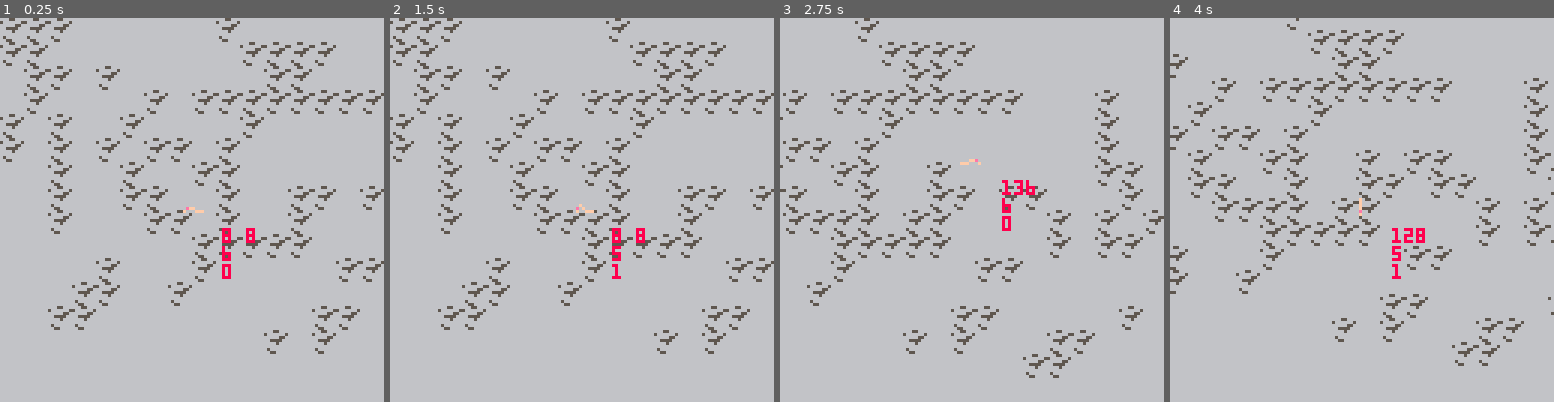
Above: before the commit, frames 1-4 (left to right).
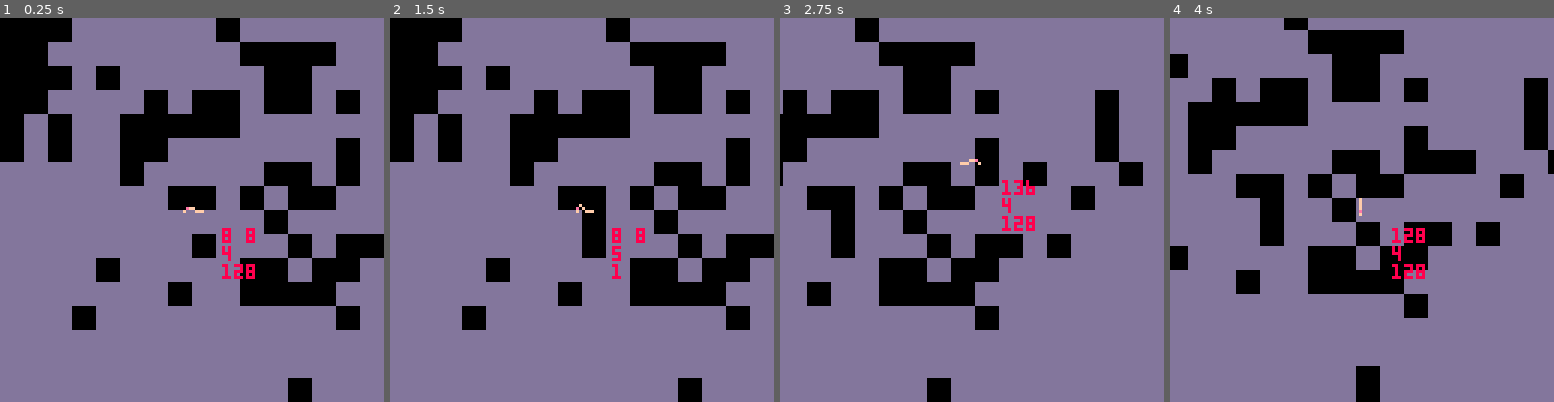
Above: after the commit, the same moments.

Repository: BeneDev/BJS_Pico8_Game
Game: PICO-8 cartridge rpg_game.p8
The game is run twice, just before and just after one commit, with the same random seed, the same clock (stepped at 60 frames per second) and the same inputs.
Inputs:
- Up to frame 1 (0.25 s): no input
- Up to frame 2 (1.5 s): tap O (Z key) at 0.7 s
- Up to frame 3 (2.75 s): hold Right 1.6-2.1 s; tap O (Z key) at 1.7, 2.1, 2.5 s; hold Up 2.15-2.42 s; hold Right from 2.47 s (still down)
- Up to frame 4 (4 s): tap O (Z key) at 2.9, 3.3, 3.7 s; release Right at 3.03 s; hold Left 3.08-3.58 s; hold Down 3.63-3.97 s

The runs differ from the first frame. In frame 1, 100% of the frame differs, in the area x 0-100%, y 0-100%; in frame 2, 100%; in frame 3, 100%; in frame 4, 100%.

Commit message:
minor changes in player movement
border management

Diff:
--- a/rpg_game.p8
+++ b/rpg_game.p8
@@ -58,7 +58,7 @@
 
 function player_movement()
 	--move the player and play
-	--animatin
+	--animation
 	if(btn(2)) then
  	player.astate = 3
  	player.y -= player.vy
@@ -80,16 +80,18 @@
  player.celx = player.x/8
  player.cely = player.y/8
  --border management
- if(player.celx <= 1) then
+ if(player.celx <= 0) then
  	player.x = 1
  elseif(player.celx >= 127) then
- 	player.x = 127
- end
- if(player.cely <= 1) then
+ 	player.x = (127*8)
+ end
+ if(player.cely <= 0) then
  	player.y = 1
- elseif(player.cely >= 127) then
- 	player.y = 127
- end
+ elseif(player.cely >= 63) then
+ 	player.y = (63*8)+2
+ end
+ --player collision
+
  --handle anim arrays
  if(frames%player.fdur == 0) then
 		player.sindex += 1
@@ -97,9 +99,10 @@
 			player.sindex = 1
 		end
 	end
+	--move camera with player
 	cam.x = player.x
 	cam.y = player.y
-
+	--camera borders
 	if(cam.x - cam.offx < cam.minx) then
 		cam.x = cam.offx
 	end
@@ -322,168 +325,168 @@
 
 
 __gff__
-0000000000010000000000000000000000000000000000000000000000000000000000000000000000000000000000000000000000000000000000000000000000000000000000000000000000000000000000000000000000000000000000000000000000000000000000000000000000000000000000000000000000000000
+0080000080010000000000000000000000000000000000000000000000000000000000000000000000000000000000000000000000000000000000000000000000000000000000000000000000000000000000000000000000000000000000000000000000000000000000000000000000000000000000000000000000000000
 0000000000000000000000000000000000000000000000000000000000000000000000000000000000000000000000000000000000000000000000000000000000000000000000000000000000000000000000000000000000000000000000000000000000000000000000000000000000000000000000000000000000000000
 __map__
-0505050606060606060506060606060606060606060606060606060606060606060606060606060606060606060606060606060606060606060606060606060606060606060606060606060606060606060606060606060606060606060606060606060606060606060606060606060606060606060606060606060606060606
-0505060606060606060605050505060606060606060606060606060606060606060606060606060606060606060606060606060606060606060606060606060606060606060606060606060606060606060606060606060606060606060606060606060606060606060606060606060606060606060606060606060606060606
-0605050605060606060606050506060606060606060606060606060606060606060606060606060606060606060606060606060606060606060606060606060606060606060606060606060606060606060606060606060606060606060606060606060606060606060606060606060606060606060606060606060606060606
-0605060606060506050505050505050506060605060606060606060606060606060606060606060606060606060606060606060606060606060606060606060606060606060606060606060606060606060606060606060606060606060606060606060606060606060606060606060606060606060606060606060606060606
-0506050606050606060605060606060606060605060606060606060606060606060606060606060606060606060606060606060606060606060606060606060606060606060606060606060606060606060606060606060606060606060606060606060606060606060606060606060606060606060606060606060606060606
-0506050605060505060506060606060606060605060606060606060606060606060606060606060606060606060606060606060606060606060606060606060606060606060606060606060606060606060606060606060606060606060606060606060606060606060606060606060606060606060606060606060606060606
-0606050606050606050506060606060606060605050606060606060606060606060606060606060606060606060606060606060606060606060606060606060606060606060606060606060606060606060606060606060606060606060606060606060606060606060606060606060606060606060606060606060606060606
-0606050606050506060506060505060505060606050606060606060606060606060606060606060606060606060606060606060606060606060606060606060606060606060606060606060606060606060606060606060606060606060606060606060606060606060606060606060606060606060606060606060606060606
-0606050606060505060506060506060606050605060505060606060606060606060606060606060606060606060606060606060606060606060606060606060606060606060606060606060606060606060606060606060606060606060606060606060606060606060606060606060606060606060606060606060606060606
-0606060606060606050505050506060606050605050606060606060606060606060606060606060606060606060606060606060606060606060606060606060606060606060606060606060606060606060606060606060606060606060606060606060606060606060606060606060606060606060606060606060606060606
-0606060605060606050606060606050506060606060606060606060606060606060606060606060606060606060606060606060606060606060606060606060606060606060606060606060606060606060606060606060606060606060606060606060606060606060606060606060606060606060606060606060606060606
-0606060505060605060606060606060606060606060605060606060606060606060606060606060606060606060606060606060606060606060606060606060606060606060606060606060606060606060606060606060606060606060606060606060606060606060606060606060606060606060606060606060606060606
-0606050506060606060606060605050606060606050606060606060606060606060606060606060606060606060606060606060606060606060606060606060606060606060606060606060606060606060606060606060606060606060606060606060606060606060606060606060606060606060606060606060606060606
-0606060606060606060606050605060606050506060606060606060606060606060606060606060606060606060606060606060606060606060606060606060606060606060606060606060606060606060606060606060606060606060606060606060606060606060606060606060606060606060606060606060606060606
-0606060606060606060606060606060605050606060606060606060606060606060606060606060606060606060606060606060606060606060606060606060606060606060606060606060606060606060606060606060606060606060606060606060606060606060606060606060606060606060606060606060606060606
-0606060606060606060606060606060606060606060606060606060606060606060606060606060606060606060606060606060606060606060606060606060606060606060606060606060606060606060606060606060606060606060606060606060606060606060606060606060606060606060606060606060606060606
-0606060606060606060606060606060606060606060606060606060606060606060606060606060606060606060606060606060606060606060606060606060606060606060606060606060606060606060606060606060606060606060606060606060606060606060606060606060606060606060606060606060606060606
-0606060606060606060606060606060606060606060606060606060606060606060606060606060606060606060606060606060606060606060606060606060606060606060606060606060606060606060606060606060606060606060606060606060606060606060606060606060606060606060606060606060606060606
-0606060606060606060606060606060606060606060606060606060606060606060606060606060606060606060606060606060606060606060606060606060606060606060606060606060606060606060606060606060606060606060606060606060606060606060606060606060606060606060606060606060606060606
-0606060606060606060606060606060606060606060606060606060606060606060606060606060606060606060606060606060606060606060606060606060606060606060606060606060606060606060606060606060606060606060606060606060606060606060606060606060606060606060606060606060606060606
-0606060606060606060606060606060606060606060606060606060606060606060606060606060606060606060606060606060606060606060606060606060606060606060606060606060606060606060606060606060606060606060606060606060606060606060606060606060606060606060606060606060606060606
-0606060606060606060606060606060606060606060606060606060606060606060606060606060606060606060606060606060606060606060606060606060606060606060606060606060606060606060606060606060606060606060606060606060606060606060606060606060606060606060606060606060606060606
-0606060606060606060606060606060606060606060606060606060606060606060606060606060606060606060606060606060606060606060606060606060606060606060606060606060606060606060606060606060606060606060606060606060606060606060606060606060606060606060606060606060606060606
-0606060606060606060606060606060606060606060606060606060606060606060606060606060606060606060606060606060606060606060606060606060606060606060606060606060606060606060606060606060606060606060606060606060606060606060606060606060606060606060606060606060606060606
-0606060606060606060606060606060606060606060606060606060606060606060606060606060606060606060606060606060606060606060606060606060606060606060606060606060606060606060606060606060606060606060606060606060606060606060606060606060606060606060606060606060606060606
-0606060606060606060606060606060606060606060606060606060606060606060606060606060606060606060606060606060606060606060606060606060606060606060606060606060606060606060606060606060606060606060606060606060606060606060606060606060606060606060606060606060606060606
-0606060606060606060606060606060606060606060606060606060606060606060606060606060606060606060606060606060606060606060606060606060606060606060606060606060606060606060606060606060606060606060606060606060606060606060606060606060606060606060606060606060606060606
-0606060606060606060606060606060606060606060606060606060606060606060606060606060606060606060606060606060606060606060606060606060606060606060606060606060606060606060606060606060606060606060606060606060606060606060606060606060606060606060606060606060606060606
-0606060606060606060606060606060606060606060606060606060606060606060606060606060606060606060606060606060606060606060606060606060606060606060606060606060606060606060606060606060606060606060606060606060606060606060606060606060606060606060606060606060606060606
-0606060606060606060606060606060606060606060606060606060606060606060606060606060606060606060606060606060606060606060606060606060606060606060606060606060606060606060606060606060606060606060606060606060606060606060606060606060606060606060606060606060606060606
-0606060606060606060606060606060606060606060606060606060606060606060606060606060606060606060606060606060606060606060606060606060606060606060606060606060606060606060606060606060606060606060606060606060606060606060606060606060606060606060606060606060606060606
-0606060606060606060606060606060606060606060606060606060606060606060606060606060606060606060606060606060606060606060606060606060606060606060606060606060606060606060606060606060606060606060606060606060606060606060606060606060606060606060606060606060606060606
-…(130 lines of a section not shown)…
+0505050404040404040504040404040404040404040404040404040404040404040404040404040404040404040404040404040404040404040404040404040404040404040404040404040404040404040404040404040404040404040404040404040404040404040404040404040404040404040404040404040404040404
+0505040404040404040405050505040404040404040404040404040404040404040404040404040404040404040404040404040404040404040404040404040404040004040404040404040404040404040404040404040404040404040404040404040404040404040404040404040404040404040404040404040404040404
+0605050405040404040404050504040404040404040404040404040404040404040404040404040404040404040404040404040404040404040404040404040404040404040404040404040404040404040404040404040404040404040404040404040404040404040404040404040404040404040404040404040404040404
+0605040404040504050504050504050404040405040404040404040404040404040404040404040404040404040404040404040404040404040404040404040404040404040404040404040404040404040404040404040404040404040404040404040404040404040404040404040404040404040404040404040404040404
+0504050404050606060604040404040404040405040404040404040404040404040404040404040004040000040404040404040404040404040404040404040404040404040404040404040404040404040404040404040404040404040404040404040404040404040404040404040404040004040404000004040404040404
+0504050404060504040404040404060404040405040404040404040404040404040404040404040404040004040404040404040404040404040404040004040404000404040004040400000404040404040404040404040404040404040404040404040404040404040400040404040404040404040400040404040404040404
+0404040404050404040404060604060406040404050404040404040400040400040404040404040404000404040404040404040404000404040404040404040404040404040404040404040404040404040404040404040404040404040404040404040404040404040404040404040404040404040004040404040404040404
+0404040404040406060406040505040404040604040404040404000004040404040404040404040404040404040404040404040404040404040404040404040404040404040404040404000404040404040404040404040404040404040404040404040404000404040404040404040404040404040404040404040404040404
+0404040404040404040404060404040404040404040405040404000004040404040404040404040404040404040404000404040404040404040404040404040404040404040404040404040404040404040404040404040404040404040404040004040404040404040404040404040404040004040404040404040404040404
+0404040404040404050404040504060604050404040404040404040004040404040404040404040004040404040404040404040404040404040404040404040404040404040404040404040404040404040404040404040400040404040004040404040404040404040404040404000404040404040404040404040404040404
+0404040405040404040406060406050404040404040404040400040404040404040404040404040404040404040004040404040404040404040404040404040404040404040404040404040004040404040404040404040400040404040004000004040404040404040404040404040404040404040404040404040404040404
+0404040404040405040406060606040404040404040404040004040404040404040404040404040404040404040004040404040404040404040404040404040404040404040404040404040404040404040404040404040404040404040404040004040404040404040404040404040404040404040404040404040404040404
+0404040504040404040404040404050404040404040404040404040404040404040404040404040404040404040404000404040404040404040404040404040404040404040404040404040404040004040404040404040004040404040404040404040404040400040404040004040404040404040404040404040404040404
+0404040404040404040404040404040404040404040404040404040404040404040404040404000404040404040404040404040404040404040404040404040404040404040404040404040404040404040404040404000404040004040404000404040404040404040404040404040404040404040404040404040404040404
+0404040404040404040404040404040404040404040404040404040404040404040405040404040404040404040404040404040404040404040404040404040404040404040404040404000404000404040404040404040404040404040404040404040404040404040404040404040404040404040404040404040404040404
+0404040404040404040404040004040404040404040404040404040404040404040405050405040404050505040000040404040404040404040404040404040404040404040404040404040404040404040404040400040404040404040404040404000004000404000404040404040404040404040404040404040404040404
+0404040404040404040404040004040404040404040404040404040004040404040404040404040505050405000404040404040404040404000404040404040404040404040404000404040404040404000404040400000404040404040404040404040404040400040404040400040404040404040404040404040404040404
+0404040404040404040404000404040404040404040404040404040404040404040400040404040404000404050404040404040404040404040404040404040404040404040404040404040404040404040400000404040404040400040404040404040404040404040404040404040404000004040404040404040404040404
+0404040404040404040404000404040404040404040404040404040404040404040404040404040404040404050404040404040404040404040404040404040404040404040004040404040404040404040404040400040404040404040404040404040404040404040404040404040404040400040404040404040404040404
+0404040404040404040404000404040404040404040404040404040404040404040404040404040404040404050404040404040404040404040404040404040404040404000404040404040404040404040400040400040004040404040404040404040404040404040404040404040404040400040404040404040404040404
+0404040404040404040404040004040404040404040404040404040404040404040404040404040404040404050404040404040404040404040404040404040404040404000404040404040404040404040404040400040404040404040404040404040404040404040404040404040404040400000404040404040404040404
+0404040404040404040404040404040404040404040404040404040404040404040404040404000404040404050404040404040404040404040404040404040404040404040004000404040400040404040404040404040404040404040404040404000404040404040404040404040404000404000404040404040404040404
+0404040404040404040404040400040004040404040404040404040404040404040404040404040404040404050404040404040404040404040404040404040404040404040404040404040004040000040404040404040404040404040404040404040404040404040404040404040404040400040404040404040404040404
+0404040404040404040404040404040400000404040404040404040404040404040404040404040404040404040404040404040404040404040400040404040404040404040404040404040404040404040404040404040404040404040404040004040404040404040404040004040404040404040404040404040404040404
+0404040404040404040404040404040404040400040404040404040404040404040404040404040404040404040404040404040404040404040004040404040404040404040404040404040404040404040404040404040404040404040404040400040004040400040404040404040404040004040404040404040404040404
+0404040404040404040404040404040404040400040404040404040404040404040404040404040004040404040404040404040404040404040404040404040404040404040404040404040404040404040404040404040404040404040404040404040404040404040404040404040404040404040404040404040404040404
+0404040404040404040404040404040400040404040404040404040404040400000004040404040404040404040404040404040404040400040404040404040404040404040404040404040404040404040404040404040404040404040404040404040404040404040404040404040404040404040404040404040404040404
+0404040404040404040404040404040404040404040404040404040404040404000404040404040404000404040404040404040404040404040404040404040404040404040404040404040404040404040404040404040404040404040404040404040404040404040404040404040404040004040404040404040404040404
+0404040404040404040404000404040404040404040404040404040404040400000404040404040404040404040404040404040400040404040404040404040404040404040404040404040404040404040404040404040404040404040404040404040404040404040404040404040404000404040404040404040404040404
+0404040404040404040404040404040404040404040404040404040404040400040404040404040404040400040404040404000404040404040404040404040404040404040404040404040404040606060606060404040404040404040404040404040404040404040404040404040404040404040404040404040404040404
+0404040404040400040404040404040404040404040404040404040404040000040404040404040404040404040004000404040404040404040404040404040404040404040404040404040404040606060606060606060606060606060606060606060606060606060606060606060606060606060606060606060606060606
+0404040404040404040404040404040404040404040404040404040400040404040404040404040404040404040404040404040404040404040404040404040404040404040404040404040404040606060606060606060606060606060606060606060606060606060606060606060606060606060606060606060606060606
+…(130 lines of a section not shown)…
Not shown, changed: 60 lines of the sprite sheet (__gfx__) section of rpg_game.p8
